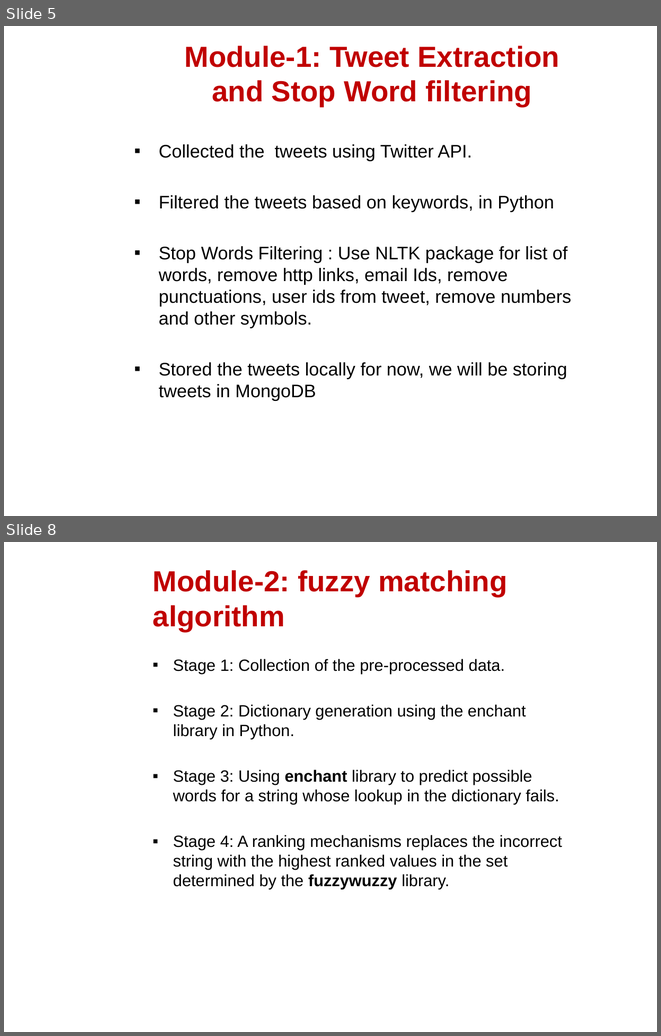
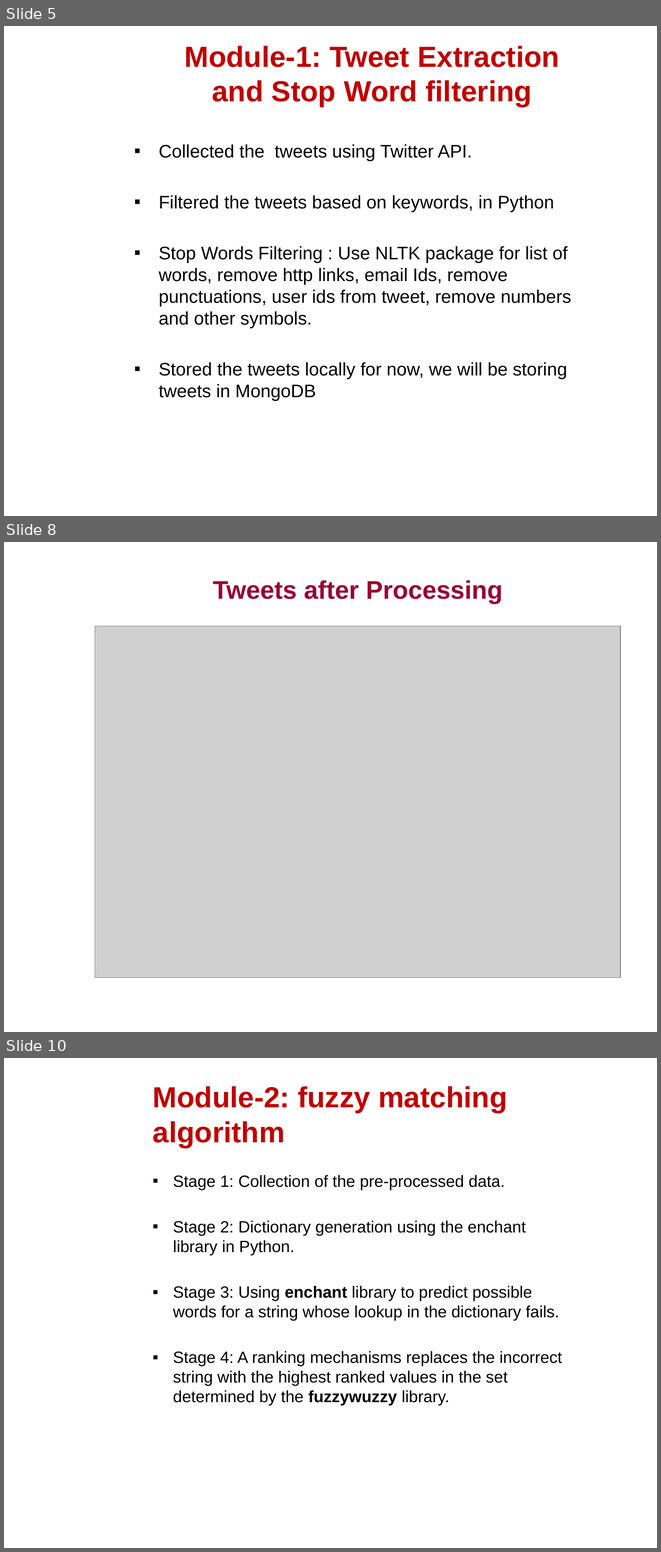
Before and after one commit to manassharma/Geolocation-Of-Microbloggers, a slide deck: FinalPPT.pptx. Shown one above the other, each under a label of ours: slides 5 and 8 before the commit, slides 5, 8 and 10 after it; the slides between them are not shown. The pictures are 661x1036 and 661x1552 pixels, drawn with LibreOffice and Linux fonts; fonts in the diff are those of the drawing; grey boxes stand for pictures; background and template pictures are left out. Boxes give left, top, right and bottom in pixels: in the first picture for what was removed or moved away, otherwise in the second. Text is boxed around its words. In the diff, an @@ line names an element or a change of style, - is before the commit and + after.

```diff
--- a/FinalPPT.pptx
+++ b/FinalPPT.pptx
@@ slide 8 added at <box>4,542,657,1032</box>, background picture (left out) @@
@@ title added at <box>213,580,503,603</box>, 28 pt, text #990033, bold @@
+Tweets after Processing
@@ picture added at <box>95,626,620,978</box> @@
@@ what was slide 8 is now slide 10 @@
```
Also in this commit, not shown: 3 other slides added, 2 slides removed.
